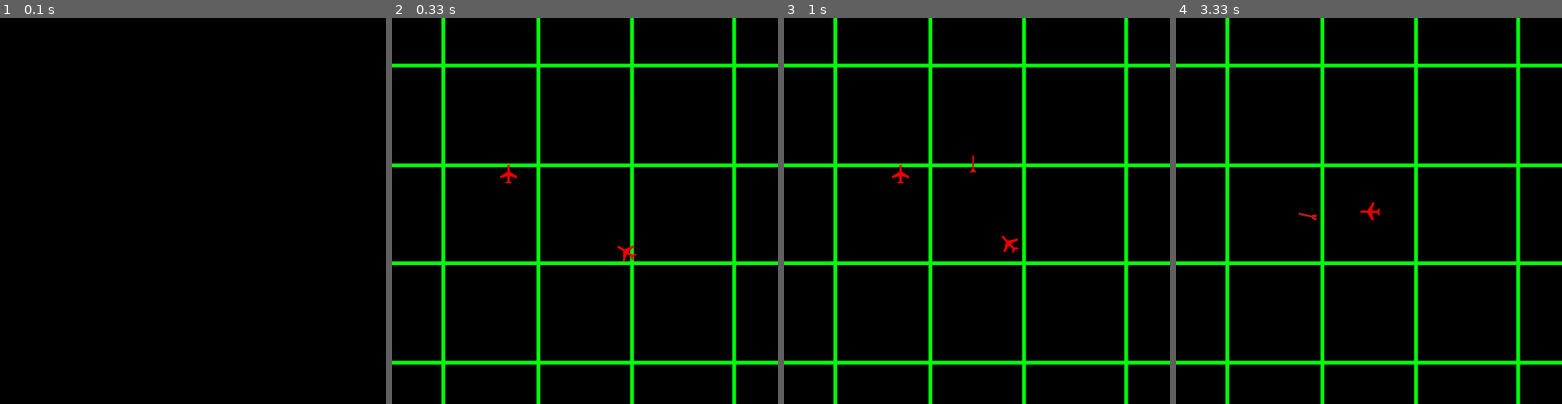
Above: before the commit, frames 1-4 (left to right).
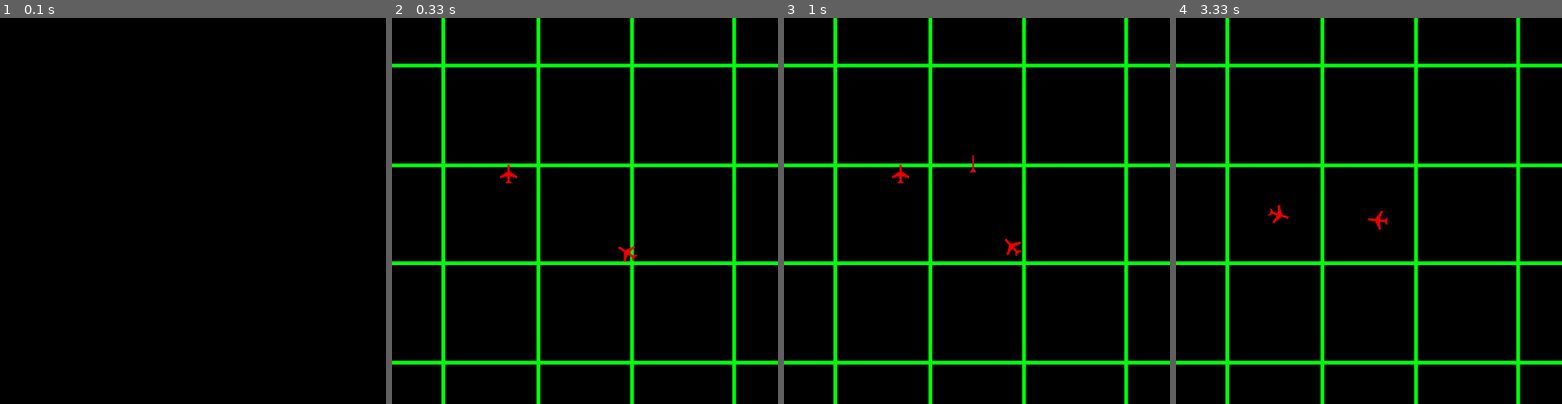
Above: after the commit, the same moments.

Repository: Mi-LeV/AWACS
Game: pygame game, started from main.py
Two runs of this game, one before a commit and one after it. Both use one fixed random seed, a clock stepped at 60 frames per second and the inputs below.
Inputs (mouse positions are in pixels of both pictures, inside the frame that each line leads up to):
- Up to frame 1 (0.1 s): no input
- Up to frame 2 (0.33 s): no input
- Up to frame 3 (1 s): tap N at 0.33, 0.67 s
- Up to frame 4 (3.33 s): click (1249, 299) at 1.22 s; right-click (1276, 133) at 1.65 s; move the mouse to (1230, 199) at 1.93 s; click (1230, 199) at 2.1 s; click (1369, 257) at 2.57 s; move the mouse to (1469, 272) at 2.87 s; click (1469, 272) at 3.03 s

Frame 1 is identical in both runs. In frame 2, less than 0.1% of the frame differs, in the area x 58-64%, y 58-64%; in frame 3, 0.1%; in frame 4, 0.3%, in the area x 23-55%, y 47-55%.

Commit message:
fix bug missileList + ajout reoladTime pour IA

Diff:
--- a/classes.py
+++ b/classes.py
@@ -50,16 +50,6 @@
         diffY = objet2.y - objet.y
         distance = math.sqrt(diffX**2+diffY**2)
         return distance
-
-    @staticmethod
-    def delete(objet):
-        if objet in var.hitList:
-            var.hitList.remove(objet)
-        if objet in var.refreshList:
-            var.refreshList.remove(objet)
-        if objet in var.playerList:
-            var.playerList.remove(objet)
-        del objet
 
 class Plane:
     def __init__(self,x,y):
@@ -80,8 +70,15 @@
         var.refreshList.append(self)
 
 
-    def __del__(self):
+    def delete(self):
         self.sprite.fill((0,0,0,0))
+        if self in var.hitList:
+            var.hitList.remove(self)
+        if self in var.refreshList:
+            var.refreshList.remove(self)
+        if self in var.playerList:
+            var.playerList.remove(self)
+        del self
 
     def vectorTo(self,vector,distanceToDest):
 
@@ -109,7 +106,7 @@
         yDistanceToDest -= self.yVector
 
 
-    def goTick(self):
+    def tick(self):
         self.timeAlive += 1
         if not self.xDest or not self.yDest:# si la dest n'est pas définie, rien faire
             return
@@ -152,7 +149,8 @@
 class IaPlane(Plane):
     def __init__(self,x,y,friend,active):
         super().__init__(x,y)
-        self.MAXSPEED = 2
+        self.MAXSPEED = 1.5
+        self.RELOADTIME = 30
         self.agro = None
         self.active = active
         if friend:pass
@@ -161,11 +159,12 @@
             #mettre le sprite ennemi
         self.friendly = friend
 
-    def goTick(self):
+    def tick(self):
         if self.active:
             if self.searchAgro():#cherche agro et renvoie true si trouve
-                if utility.getDistance(self,self.agro) < 150 and len(self.missileList)<3 and self.timeAlive%7==0:
-                    #si à moins de 150, et qu'il a moins de 3 missiles en vie et que son tmps de vie est div par7(pour ajouter délai)
+                if utility.getDistance(self,self.agro) < 150 and len(self.missileList)<3 and self.timeAlive%self.RELOADTIME==0:
+                    #si à moins de 150, et qu'il a moins de 3 missiles en vie et que son tmps de vie est divisible
+                    #  par RELOADTIME(pour ajouter délai)
                     self.shoot()
             objectNear = self.testObjectNear()
             if objectNear:
@@ -173,7 +172,7 @@
                 self.yDest = -(objectNear.y-self.y)
             else:
                 self.goAgro()
-            super().goTick()
+            super().tick()
 
 
     def testObjectNear(self):
@@ -249,7 +248,7 @@
         self.x += self.xVector
         self.y -= self.yVector #c'est un moins car l'origine des y n'est pas en bas mais en haut
 
-    def goTick(self):
+    def tick(self):
         self.timeAlive += 1
         #si vecteurs pas trop faibles, et timeAlive pas trop grand, bouger sinon s'arrete
         if not(((-1.5<self.xVector < 1.5) and (-1.5<self.yVector < 1.5))or ( self.timeAlive > 500)):
@@ -257,9 +256,19 @@
         else:# s'arrete
             self.xVector = 0
             self.yVector = 0
-            self.sprite.fill((0,0,0,0))
-            self.creator.missileList.remove(self)
-            utility.delete(self)
+            self.delete()
 
     def turn(self):
         utility.rotate(self,self.angle)# on le tourne de cet angle
+
+    def delete(self):
+        if self in self.creator.missileList:
+            self.creator.missileList.remove(self)
+        self.sprite.fill((0,0,0,0))
+        if self in var.hitList:
+            var.hitList.remove(self)
+        if self in var.refreshList:
+            var.refreshList.remove(self)
+        if self in var.playerList:
+            var.playerList.remove(self)
+        del self
--- a/main.py
+++ b/main.py
@@ -44,7 +44,7 @@
 
     for objet in var.refreshList:#boucle de mouvement
         objet.turn()# on lance la fonction turn de l'objet
-        objet.goTick()#on lance la fonction tick de l'objet
+        objet.tick()#on lance la fonction tick de l'objet
 
     var.hitList = []
 
@@ -58,7 +58,7 @@
                     var.hitList.append(objet) #on ajoute l'objet 1 à la hitList
 
     for objet in var.hitList[::-1]:#boucle delete(on déréférence les objets de toute liste pour pouvoir les supprimer)
-        classes.utility.delete(objet)
+        objet.delete()
     sleep(0.1)#delai graphique
     #Re-collage
     fenetre.blit(fond,(0,0))
Not shown, changed: roadmap
